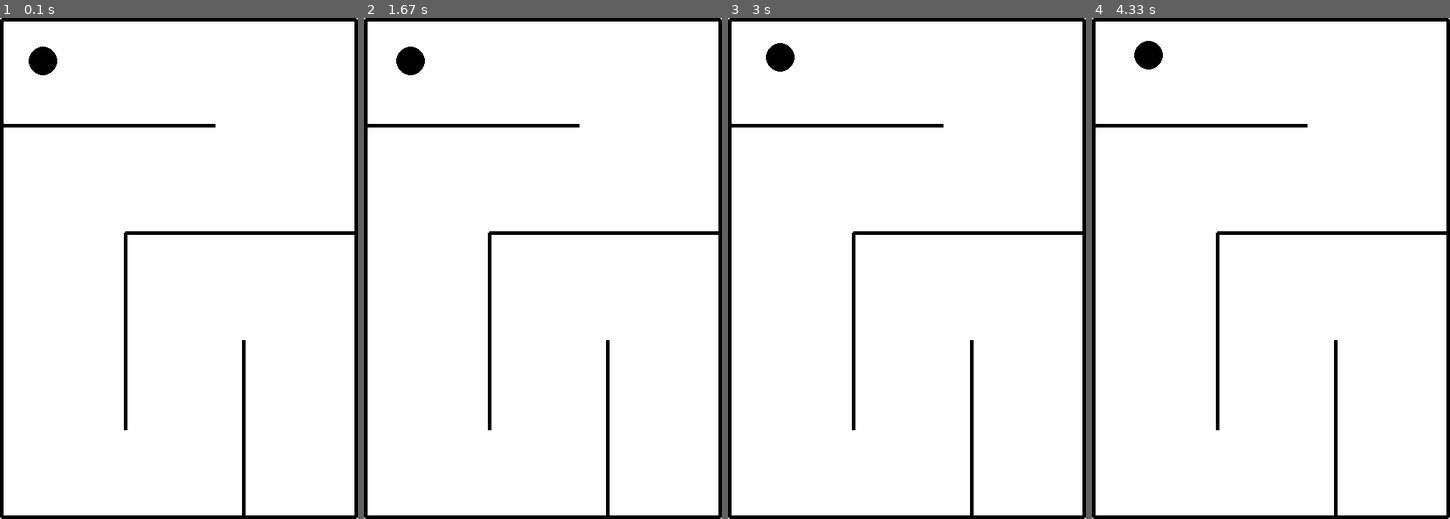
Above: before the commit, frames 1-4 (left to right).
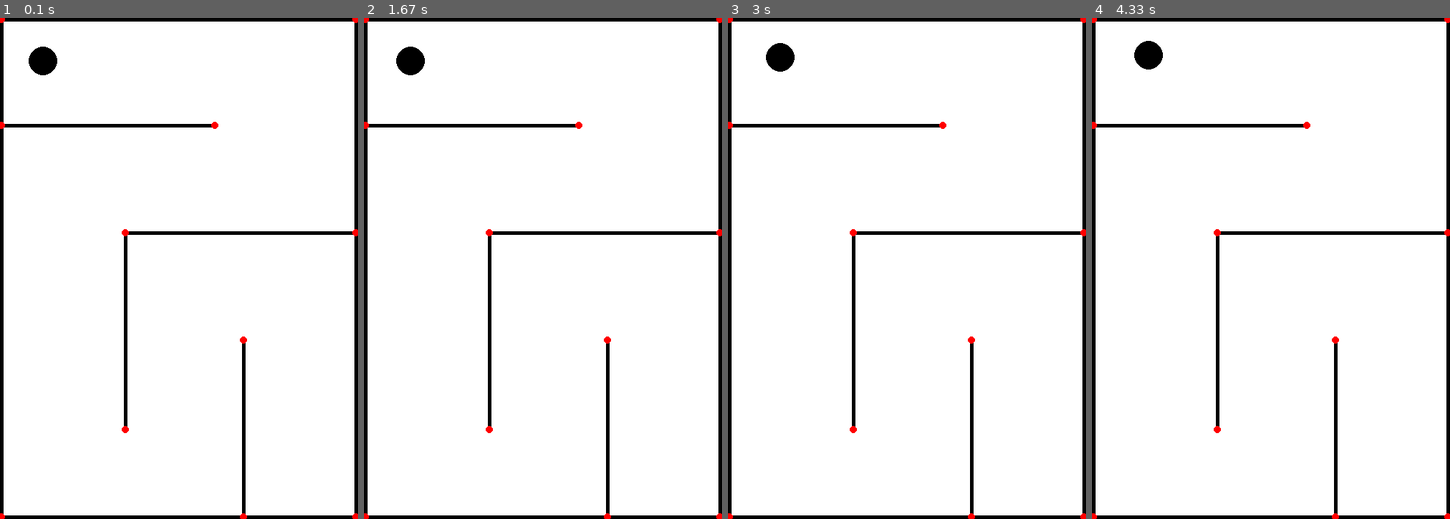
Above: after the commit, the same moments.

Repository: lukassanting/ARS_PSO_Assignment
Game: pygame game, started from Assignment_5/main.py
Two runs of this game, one before a commit and one after it. Both use one fixed random seed, a clock stepped at 60 frames per second and the inputs below.
Inputs:
- Up to frame 1 (0.1 s): no input
- Up to frame 2 (1.67 s): tap X at 0.33 s; hold W 1.17-1.63 s
- Up to frame 3 (3 s): hold D 1.67-2.13 s; hold A 2.17-2.7 s; hold S from 2.73 s (still down)
- Up to frame 4 (4.33 s): release S at 3.03 s; hold W 3.5-3.87 s; hold D from 3.9 s (still down)

The runs differ from the first frame. In frame 1, 0.2% of the frame differs, in the area x 0-100%, y 0-100%; in frame 2, 0.2%; in frame 3, 0.2%; in frame 4, 0.2%.

Commit message:
Now includes walls and visualised beacons. Added a main file anda robot that can move to basic extent. TODO:  - add fn to draw line to show path of robot  - add robot sensors  - add kalman filter

Diff:
--- a/Assignment_3/pymunk_classes.py
+++ b/Assignment_3/pymunk_classes.py
@@ -71,7 +71,7 @@
             for sensor in self.bot._sensors:
                 sensor.object_detected(self.bot._pymunk_position, verbose=False)
                 if sensor._dist_to_wall is not None:
-                    if sensor._dist_to_wall <= (self.radius + 9):
+                    if sensor._dist_to_wall <= (self.radius + 10):
                         # print("Collision detected!!!")
                         self.collision_counter += 1
                         break
@@ -103,7 +103,7 @@
         return dust_count
 
     def get_fitness(self):
-        return (np.round((self.get_dust_count()*np.sqrt(self.get_dust_count())) / (np.sqrt(self.collision_counter) + 1), decimals=6))
+        return ((self.get_dust_count() ** 2)/ (self.collision_counter + 1))
 
     def draw(self):
         pygame.draw.circle(self.pygame_display, self.color, self.body.position, self.radius)
--- a/Assignment_5/main.py
+++ b/Assignment_5/main.py
@@ -1,5 +1,6 @@
 import pygame
 from pygame_classes import *
+from sensor_model import *
 
 pygame.init()
 # Create clock object for setting the frame-rate for display update
@@ -27,6 +28,19 @@
 wall_c4=[(340, 450),(340, 700)]
 walls = [wall_north, wall_south, wall_east, wall_west, wall_c1, wall_c2, wall_c3, wall_c4]
 
+beacon_A = Beacon(0+w_offset, 0+w_offset)
+beacon_B = Beacon(500-w_offset, 0+w_offset)
+beacon_C = Beacon(0+w_offset, 150)
+beacon_D = Beacon(300, 150)
+beacon_E = Beacon(175, 300)
+beacon_F = Beacon(500-w_offset, 300)
+beacon_G = Beacon(175, 575)
+beacon_H = Beacon(340, 450)
+beacon_I = Beacon(0+w_offset, 700-w_offset)
+beacon_J = Beacon(340, 700-w_offset)
+beacon_K = Beacon(500-w_offset, 700-w_offset)
+beacons = [beacon_A, beacon_B, beacon_C, beacon_D, beacon_E, beacon_F, beacon_G, beacon_H, beacon_I, beacon_J, beacon_K]
+
 robot = Robot(pygame_display=pygame_display,
               radius=bot_radius,
               color=black,
@@ -37,7 +51,7 @@
               FPS=FPS,
               current_time=0)
 
-def simulation(display, bot, walls, FPS=50):
+def simulation(display, bot, walls, beacons, FPS=50):
     while True:
         key = None
         for event in pygame.event.get():
@@ -45,19 +59,21 @@
                 return  # exit out of the function call to end the display
             if event.type == pygame.KEYDOWN:
                 key = event.key
-        bot.move(key=key, time_elapsed=1/FPS, verbose=True)
+        bot.move(key=key, time_elapsed=1/FPS, verbose=False)
 
         display.fill(white)
         bot.draw()
         for wall in walls:
             pygame.draw.line(display, black, wall[0], wall[1], wall_thickness)
+        for beacon in beacons:
+            pygame.draw.circle(display, (255,0,0), (beacon.x, beacon.y), 5)
 
         # update the display - using clock object to set frame-rate
         pygame.display.update()
         clock.tick(FPS)
 
 # call the function simulation to keep the display running until we quit
-simulation(pygame_display, robot, walls, FPS)
+simulation(pygame_display, robot, walls, beacons, FPS)
 
 # End the pygame display
 pygame.quit()
